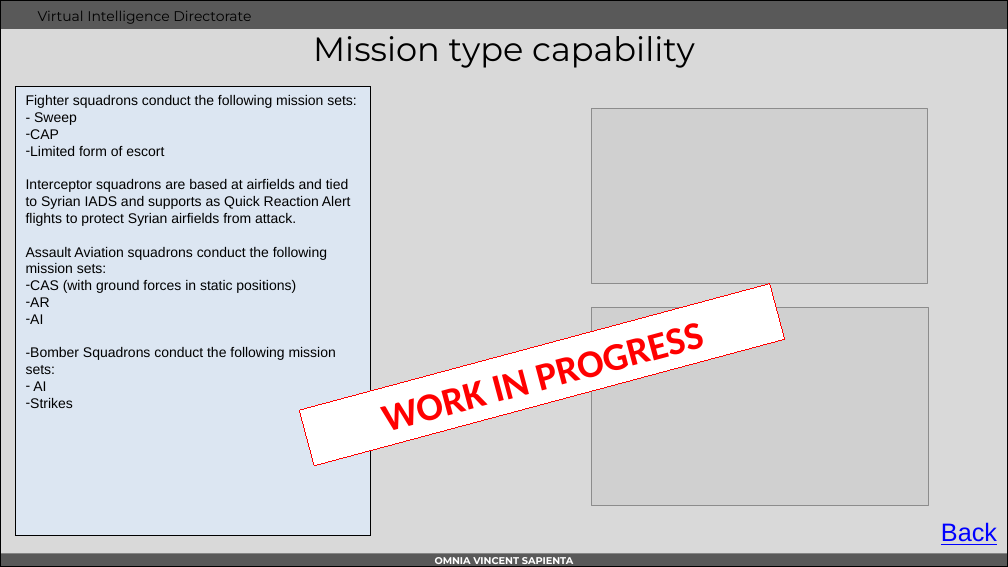
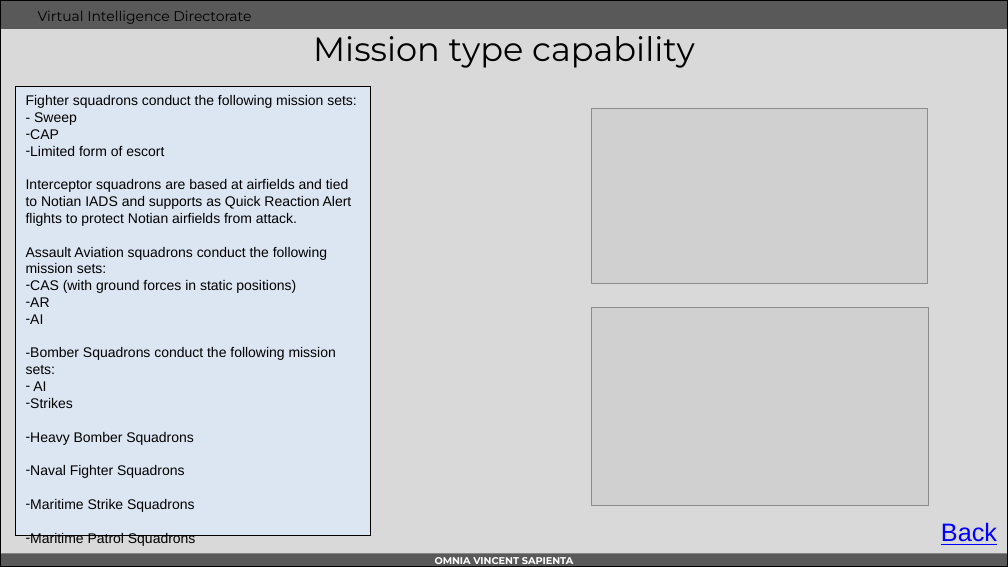
Before and after one commit to 132nd-vWing/OPAT-background, a slide deck: slide 14 of INTEL/VID/WIP/INTREP VID OPAC-001 - Enemy Air Assets in Notia and Kambiland.pptx (slide 13 before the commit). Drawn at 1008x567 pixels with LibreOffice and Linux fonts; fonts in the diff are those of the drawing; grey boxes stand for pictures; background and template pictures are left out. Boxes give left, top, right and bottom in pixels: in the first picture for what was removed or moved away, otherwise in the second. Text is boxed around its words. In the diff, an @@ line names an element or a change of style, - is before the commit and + after.

Commit message:
chg: Added 4 targets (Air Division HQs) to OPAC.miz, JTL, OPAC DPIs for CF, updated introductionary brief, updated DPIs for target folder, continued work on OPAC_VID_INTREP-002 Notian Air Assets

```diff
--- a/INTEL/VID/WIP/INTREP VID OPAC-001 - Enemy Air Assets in Notia and Kambiland.pptx
+++ b/INTEL/VID/WIP/INTREP VID OPAC-001 - Enemy Air Assets in Notia and Kambiland.pptx
@@ text in rectangle at (26, 179, 352, 226): text changed @@
-Interceptor squadrons are based at airfields and tied to Syrian IADS and supports as Quick Reaction Alert flights to protect Syrian airfields from attack.
+Interceptor squadrons are based at airfields and tied to Notian IADS and supports as Quick Reaction Alert flights to protect Notian airfields from attack.
@@ rectangle removed at (299, 284, 784, 465) @@
-WORK IN PROGRESS
@@ text in rectangle at (26, 432, 196, 546): paragraphs added @@
+– Heavy Bomber Squadrons
+– Naval Fighter Squadrons
+– Maritime Strike Squadrons
+– Maritime Patrol Squadrons
```
Also in this commit, not shown: 2 other slides changed, 1 slide added, 7 other files.
